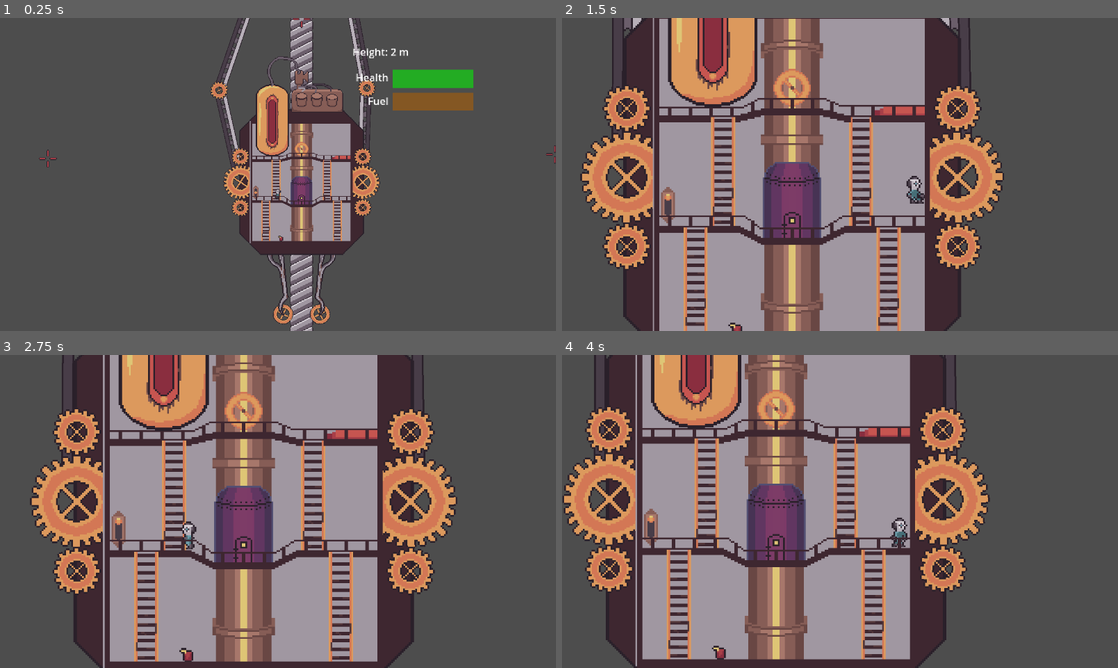
Above: before the commit, frames 1-4 (two rows, left to right).
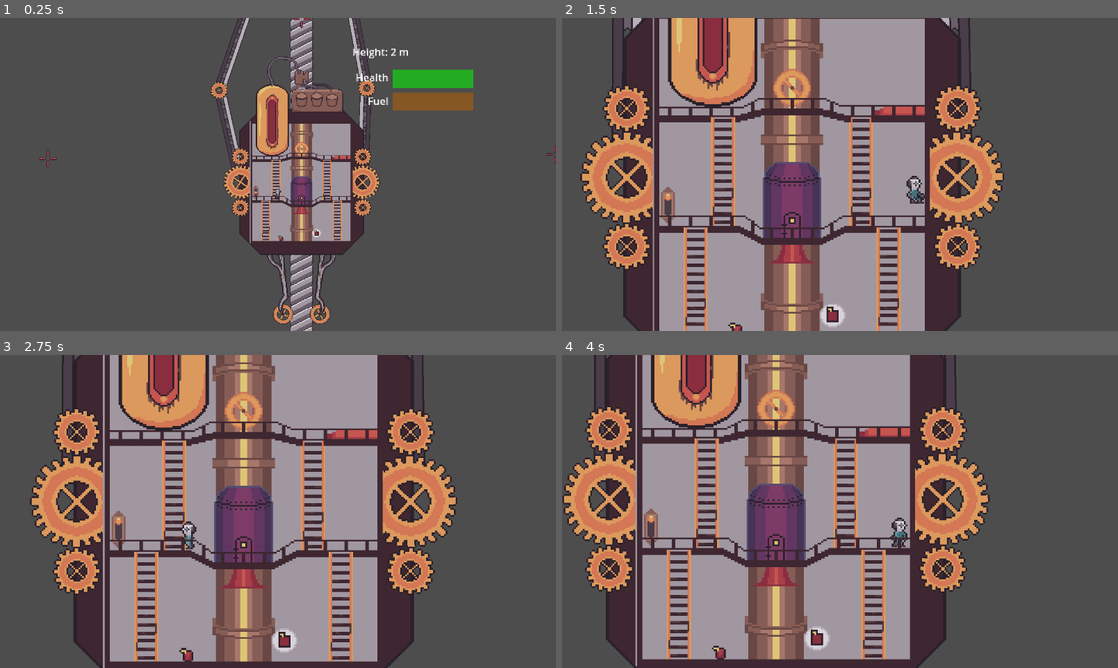
Above: after the commit, the same moments.

Repository: Popcornmotte/elevatorpitch
Game: Godot game, scene res://Scenes/World/test_scenes.tscn
Same seed, same stepped clock (60 frames per second), same inputs: the game is played once before the commit and once after it. This scene is started directly instead of the project's main scene. Sound files missing from this copy of the repository are replaced by a short silence.
Inputs (mouse positions are in pixels of both pictures, inside the frame that each line leads up to):
- Up to frame 1 (0.25 s): no input
- Up to frame 2 (1.5 s): move the mouse to (962, 158) at 0.52 s; hold D (right) from 0.53 s (still down); tap E (interact) at 0.6 s; tap W (up) at 0.77 s; move the mouse to (728, 190) at 1.27 s; tap Space (Fling) at 1.35 s
- Up to frame 3 (2.75 s): tap W (up) at 1.52 s; tap E (interact) at 1.55, 2.3 s; move the mouse to (333, 442) at 2.02 s; release D (right) at 2.03 s; press the mouse at (333, 442) at 2.03 s; hold A (left) from 2.03 s (still down)
- Up to frame 4 (4 s): move the mouse to (812, 574) at 2.77 s; release A (left) at 2.78 s; release the mouse at (812, 574) at 2.78 s; hold D (right) from 2.78 s (still down); tap E (interact) at 2.85, 3.6 s; tap W (up) at 3.02, 3.77 s; move the mouse to (1006, 558) at 3.52 s

The runs differ from the first frame. In frame 1, less than 0.1% of the frame differs, in the area x 52-58%, y 60-70%; in frame 2, 0.6%; in frame 3, 0.6%; in frame 4, 0.6%, in the area x 1-77%, y 22-95%.

Commit message:
add drop funnel

Diff:
--- /dev/null
+++ b/Scenes/Objects/cargo_interact.tscn
@@ -0,0 +1,3 @@
+[gd_scene format=3 uid="uid://dgy4dm032t2qn"]
+
+[node name="CargoInteract" type="Node2D"]
--- /dev/null
+++ b/Scenes/Objects/fuel_button.tscn
@@ -0,0 +1,23 @@
+[gd_scene load_steps=4 format=3 uid="uid://bwyeht2pc0nal"]
+
+[ext_resource type="Script" path="res://Scripts/fuel_button.gd" id="1_emoe7"]
+[ext_resource type="Texture2D" uid="uid://bptrvystx0acp" path="res://Assets/Sprites/InteriorObjects/fuel_button.png" id="1_xdeol"]
+
+[sub_resource type="CircleShape2D" id="CircleShape2D_p1g5l"]
+
+[node name="FuelButton" type="Node2D"]
+script = ExtResource("1_emoe7")
+
+[node name="FuelButtonSprite" type="Sprite2D" parent="."]
+position = Vector2(-18, -81)
+texture = ExtResource("1_xdeol")
+
+[node name="FuelButtonArea" type="Area2D" parent="."]
+collision_layer = 48
+collision_mask = 16
+
+[node name="FuelButtonCollision" type="CollisionShape2D" parent="FuelButtonArea"]
+shape = SubResource("CircleShape2D_p1g5l")
+
+[connection signal="body_entered" from="FuelButtonArea" to="." method="_on_area_2d_body_entered"]
+[connection signal="body_exited" from="FuelButtonArea" to="." method="_on_area_2d_body_exited"]
--- a/Scenes/Objects/interior.tscn
+++ b/Scenes/Objects/interior.tscn
@@ -10,6 +10,8 @@
 [ext_resource type="PackedScene" uid="uid://d4md5bf5sqqwi" path="res://Scenes/Objects/engine_button.tscn" id="8_5pu4c"]
 [ext_resource type="PackedScene" uid="uid://dytc0ic6y3uun" path="res://Scenes/Objects/arm_station.tscn" id="9_lvdt6"]
 [ext_resource type="PackedScene" uid="uid://c30yxwkogsbvo" path="res://Scenes/Objects/brake.tscn" id="11_ga7e1"]
+[ext_resource type="PackedScene" uid="uid://bwyeht2pc0nal" path="res://Scenes/Objects/fuel_button.tscn" id="11_qb8x6"]
+[ext_resource type="Texture2D" uid="uid://bi5lwh40poc7w" path="res://Assets/Sprites/InteriorObjects/drop_funnel.png" id="12_xxbrh"]
 
 [sub_resource type="RectangleShape2D" id="RectangleShape2D_gqa2i"]
 size = Vector2(160, 8)
@@ -269,3 +271,11 @@
 
 [node name="Brake" parent="." instance=ExtResource("11_ga7e1")]
 position = Vector2(-72, 16)
+
+[node name="FuelButton" parent="." instance=ExtResource("11_qb8x6")]
+position = Vector2(24, 80)
+
+[node name="DropFunnel" type="Node2D" parent="."]
+
+[node name="DropFunnel" type="Sprite2D" parent="DropFunnel"]
+texture = ExtResource("12_xxbrh")
--- /dev/null
+++ b/Scripts/fuel_button.gd
@@ -0,0 +1,15 @@
+extends "res://Scripts/generic_interactable.gd"
+
+
+const FUEL=preload("res://Scenes/Objects/fuel.tscn")
+@onready var funnel=get_node("../DropFunnel")
+@onready var dropPosition=funnel.position+Vector2(-25,-40)
+
+func interact():
+	print("new fuel")
+	var loadedFuel=FUEL.instantiate()
+	loadedFuel.position=dropPosition
+	if Global.elevator:#make sure that elevator exists, so that the interior scene can still be used for debugging
+		Global.elevator.add_child(loadedFuel)
+	else:
+		add_child(loadedFuel)
Binary file added: Assets/Sprites/InteriorObjects/drop_funnel.png
Not shown, added: Assets/Sprites/InteriorObjects/drop_funnel.png.import
Binary file added: Assets/Sprites/InteriorObjects/fuel_button.png
Not shown, added: Assets/Sprites/InteriorObjects/fuel_button.png.import
Binary file changed: Assets/Sprites/InteriorObjects/interior.aseprite
Not shown: 1 places in Scenes/Objects/interior.tscn that only renumber resources
